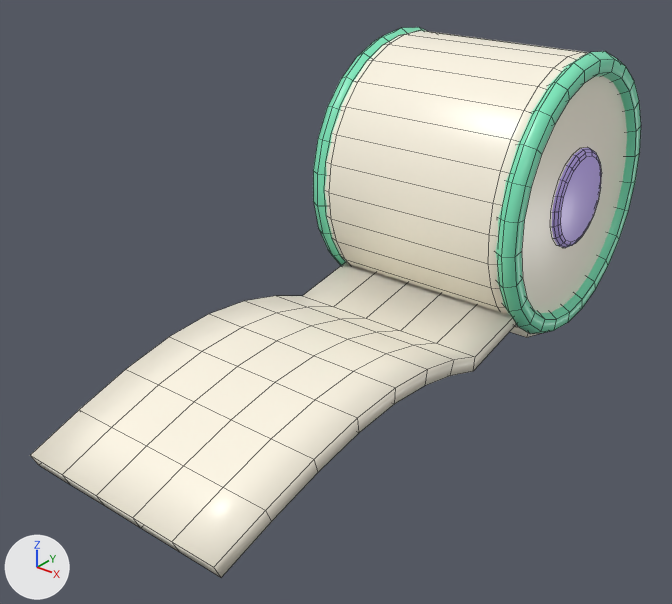
Renders of the FBX model Assets/Art/PremiumFurniture/Models/BathroomToiletRoll_Premium.fbx from each side of a commit.
The view is the same before and after, from a 50 mm camera at (0.014, 0.072, 0.311) aimed at (-0.384, 0.57, 0.002). Arrows for +X, +Y and +Z are at lower left; the lights stay in place. The older version comes first. Mesh edges are drawn as thin lines.

Script lines for the objects in view, before the commit:
```python
me_bathroomtoiletrollmesh = bpy.data.meshes.new('BathroomToiletRollMesh')
me_bathroomtoiletrollmesh.from_pydata(...)  # 868 vertices, 820 faces; spans x -0.472..-0.278, y 0.342..0.876, z -0.066..0.172
# faces by material slot: [366, 142, 312]
me_bathroomtoiletrollmesh.materials.append(mat_ch_white)  # pale yellow #fff8e6
me_bathroomtoiletrollmesh.materials.append(mat_ch_lilacbright)  # purple #c7b0ff
me_bathroomtoiletrollmesh.materials.append(mat_ch_mintbright)  # green #7eebbe
ob_bathroomtoiletroll = bpy.data.objects.new('BathroomToiletRoll', me_bathroomtoiletrollmesh)
ob_bathroomtoiletroll.location = (0.0, 0.0, 0.0)
```
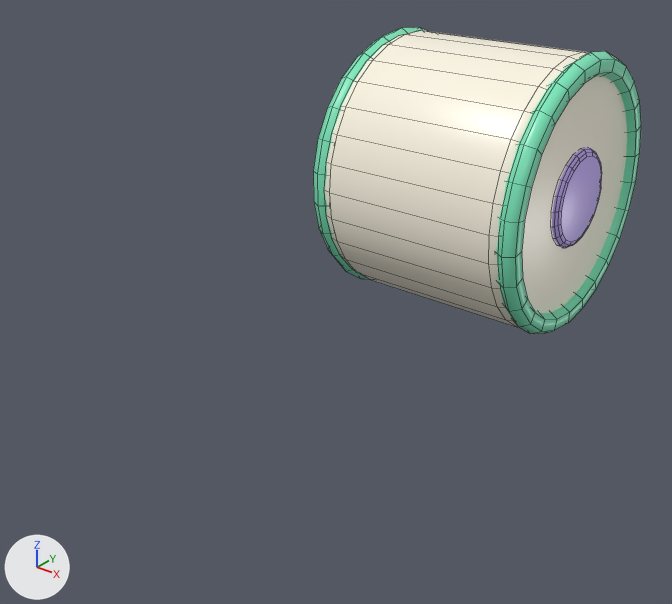
The newer file is also turned or shifted as a whole; pictures and numbers use the older file's frame.

Location of each change, (x1, y1, x2, y2) in pixels of the pictures (672 x 604 px):
'BathroomToiletRoll', reshaped (46% narrower, 44% shorter)
    before: (30, 27, 641, 578)
    after: (313, 27, 641, 334)
part 1 of me_bathroomtoiletrollmesh, deleted (pale yellow)
    before: (30, 262, 541, 578)

The change, as a list of edits to the scene's bpy script:
```text
Change me_bathroomtoiletrollmesh:
    used by ob_bathroomtoiletroll; location = (0.0, 0.0, 0.0)
    remove me_bathroomtoiletrollmesh.from_pydata(...)  # 868 vertices, 820 faces; spans x -0.472..-0.278, y 0.342..0.876, z -0.066..0.172
    add me_bathroomtoiletrollmesh.from_pydata(...)  # 712 vertices, 666 faces; spans x -0.471..-0.278, y 0.644..0.876, z -0.062..0.172
    me_bathroomtoiletrollmesh part 1: the loose piece of 156 vertices spanning x -0.46..-0.278, y 0.342..0.871, z -0.066..0.014 is deleted
```
